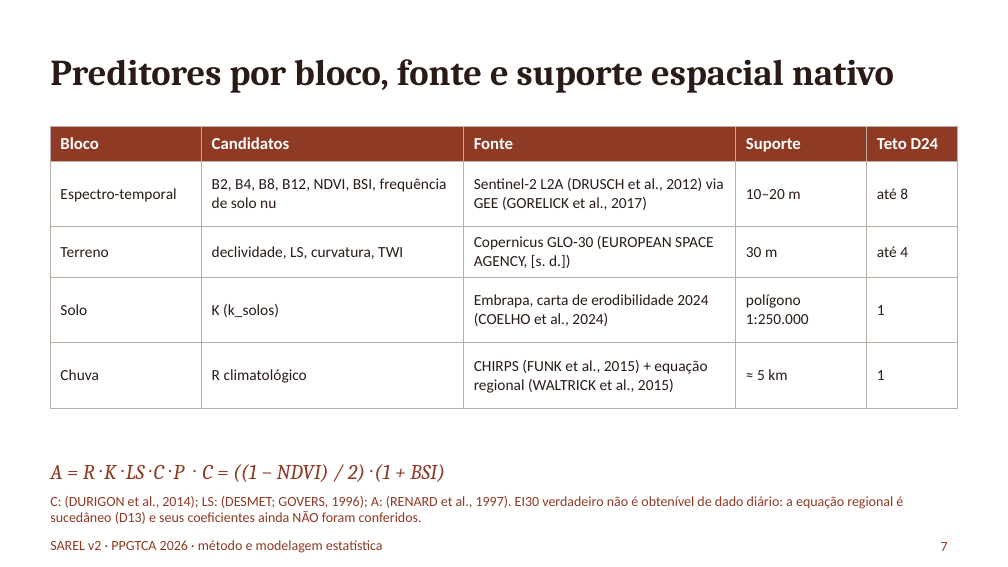
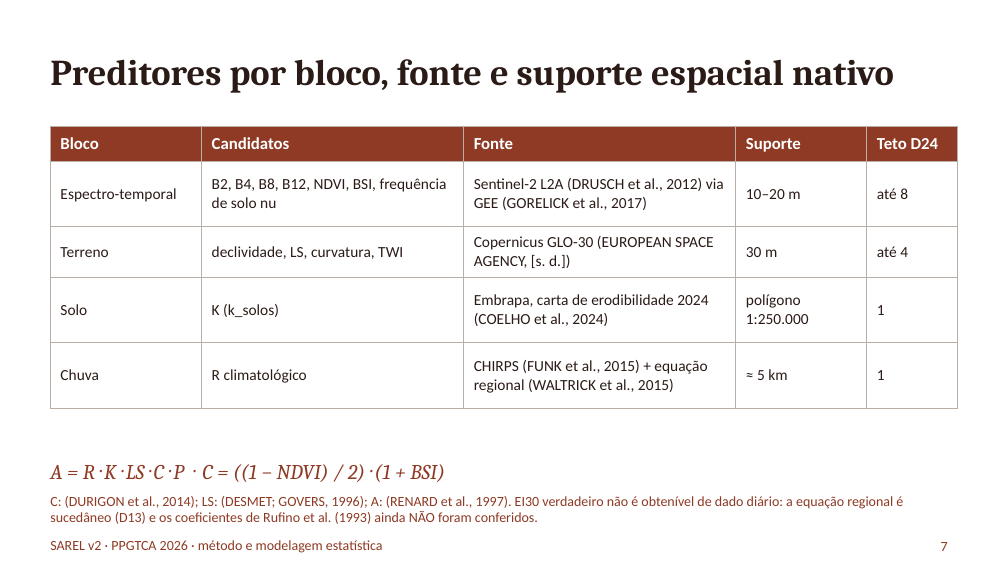
Before and after one commit to RedZardoz/localizador-erosao-v02, a slide deck: slide 7 of docs/Apresentacao_Pesquisa_SAREL_2026-10-06.pptx. Drawn at 1008x567 pixels with LibreOffice and Linux fonts; fonts in the diff are those of the drawing. Boxes give left, top, right and bottom in pixels: in the first picture for what was removed or moved away, otherwise in the second. Text is boxed around its words. In the diff, an @@ line names an element or a change of style, - is before the commit and + after.

```diff
--- a/docs/Apresentacao_Pesquisa_SAREL_2026-10-06.pptx
+++ b/docs/Apresentacao_Pesquisa_SAREL_2026-10-06.pptx
@@ text at (x1=50, y1=496, x2=903, y2=524): text changed @@
-C: (DURIGON et al., 2014); LS: (DESMET; GOVERS, 1996); A: (RENARD et al., 1997). EI30 verdadeiro não é obtenível de dado diário: a equação regional é sucedâneo (D13) e seus coeficientes ainda NÃO foram conferidos.
+C: (DURIGON et al., 2014); LS: (DESMET; GOVERS, 1996); A: (RENARD et al., 1997). EI30 verdadeiro não é obtenível de dado diário: a equação regional é sucedâneo (D13) e os coeficientes de Rufino et al. (1993) ainda NÃO foram conferidos.
```
Also in this commit, not shown: 6 other slides changed, 8 other files.
